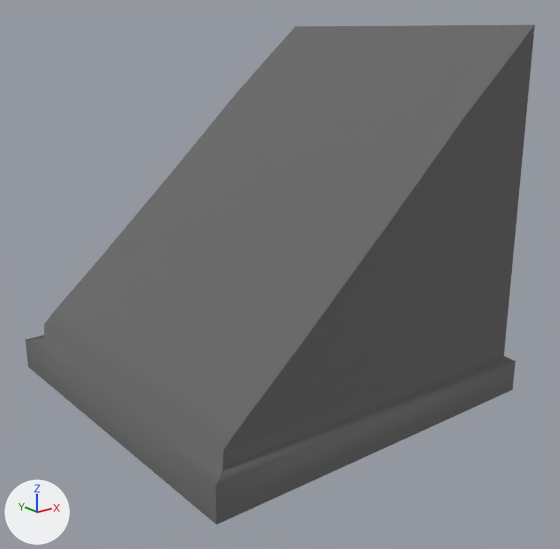
An edit to the COLLADA model UnityProject-CyberDino/Assets/Resources/Environment/Track/Buildings/Building_Top_02.dae, drawn before and after from the same camera.
Rendered twice from a camera (50 mm lens) standing at (-0.557, -0.736, 0.434) and looking at (0.009, -0.028, 0.151). The axes (+X, +Y, +Z) are drawn at lower left. The lights are the same throughout.

Script lines for the objects in view, before the commit:
```python
me_building_top_02mesh = bpy.data.meshes.new('Building_Top_02Mesh')
me_building_top_02mesh.from_pydata(...)  # 105 vertices, 192 faces; spans x -0.22..0.23, y -0.222..0.229, z 0.002..0.441
me_building_top_02mesh.materials.append(mat_lambert6)  # dark grey #666666
ob_building_top_02 = bpy.data.objects.new('Building_Top_02', me_building_top_02mesh)
ob_building_top_02.location = (0.0, 0.0, 0.0)
```
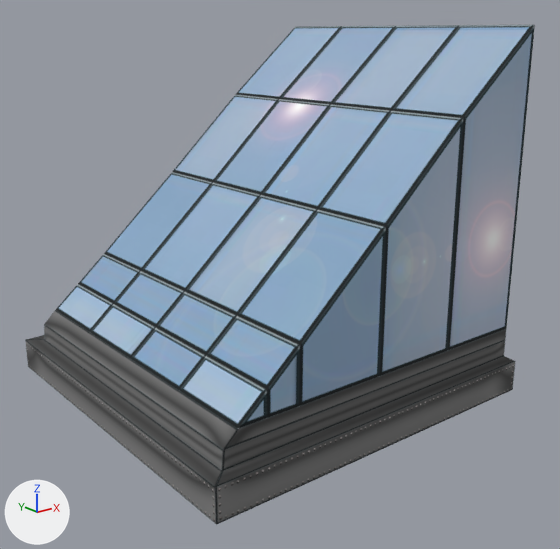
What differs and where, as boxes [x1, y1, x2, y2] in the pictures (560 x 549 px):
'Building_Top_02', recoloured (grey to blue)
    both: [25, 25, 535, 525]

The change, as a diff of the scene's bpy script:
```diff
--- a/UnityProject-CyberDino/Assets/Resources/Environment/Track/Buildings/Building_Top_02.dae.py
+++ b/UnityProject-CyberDino/Assets/Resources/Environment/Track/Buildings/Building_Top_02.dae.py
@@ img_building_top_02_png @@
+img_building_top_02_png = load_image('Building_Top_02.png', 'Textures/Building_Top_02.png', 2048, 2048, 'sRGB')
@@ mat_building_top_mat02 @@
+mat_building_top_mat02 = principled_material('Building_Top_Mat02')
+mat_building_top_mat02.texture = img_building_top_02_png
+mat_building_top_mat02.roughness = 0.9
@@ me_building_top_02mesh @@
 me_building_top_02mesh.from_pydata(...)  # 105 vertices, 192 faces; spans x -0.22..0.23, y -0.222..0.229, z 0.002..0.441
-me_building_top_02mesh.materials.append(mat_lambert6)  # dark grey #666666
+me_building_top_02mesh.materials.append(mat_building_top_mat02)  # picture img_building_top_02_png
```
